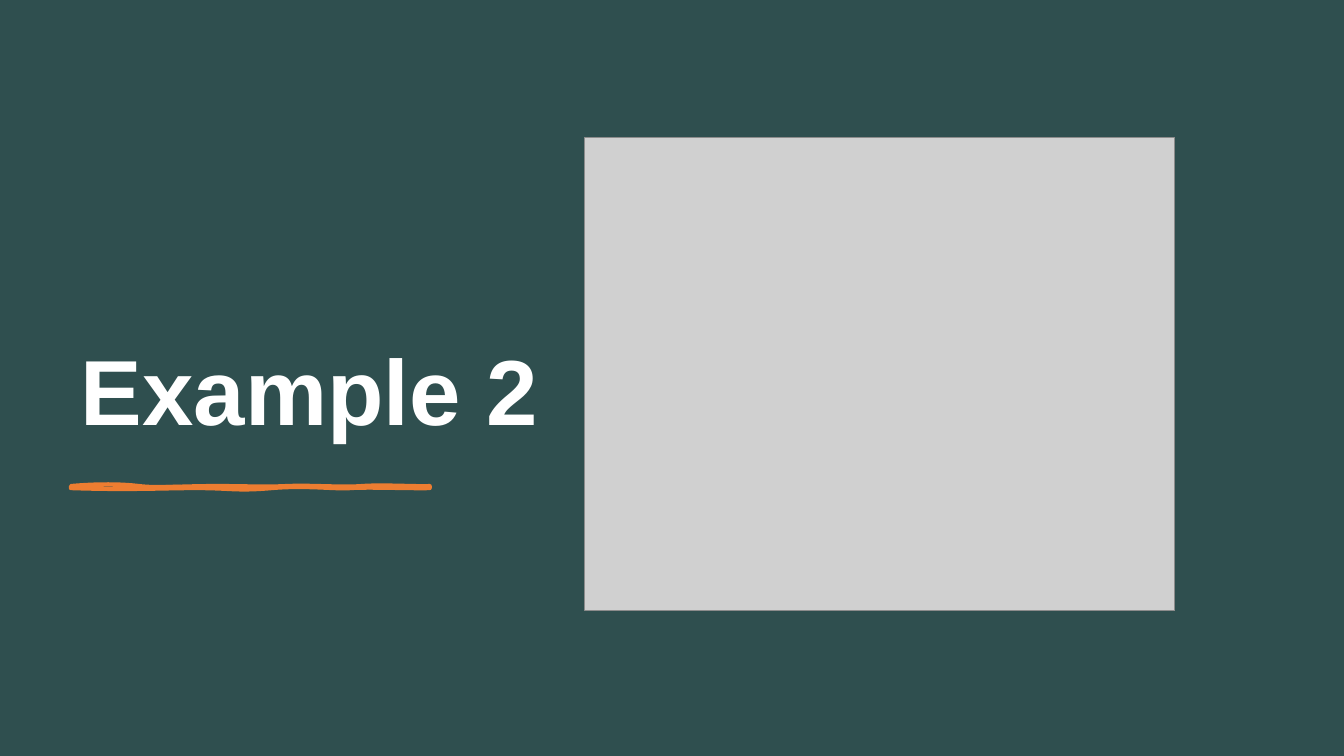
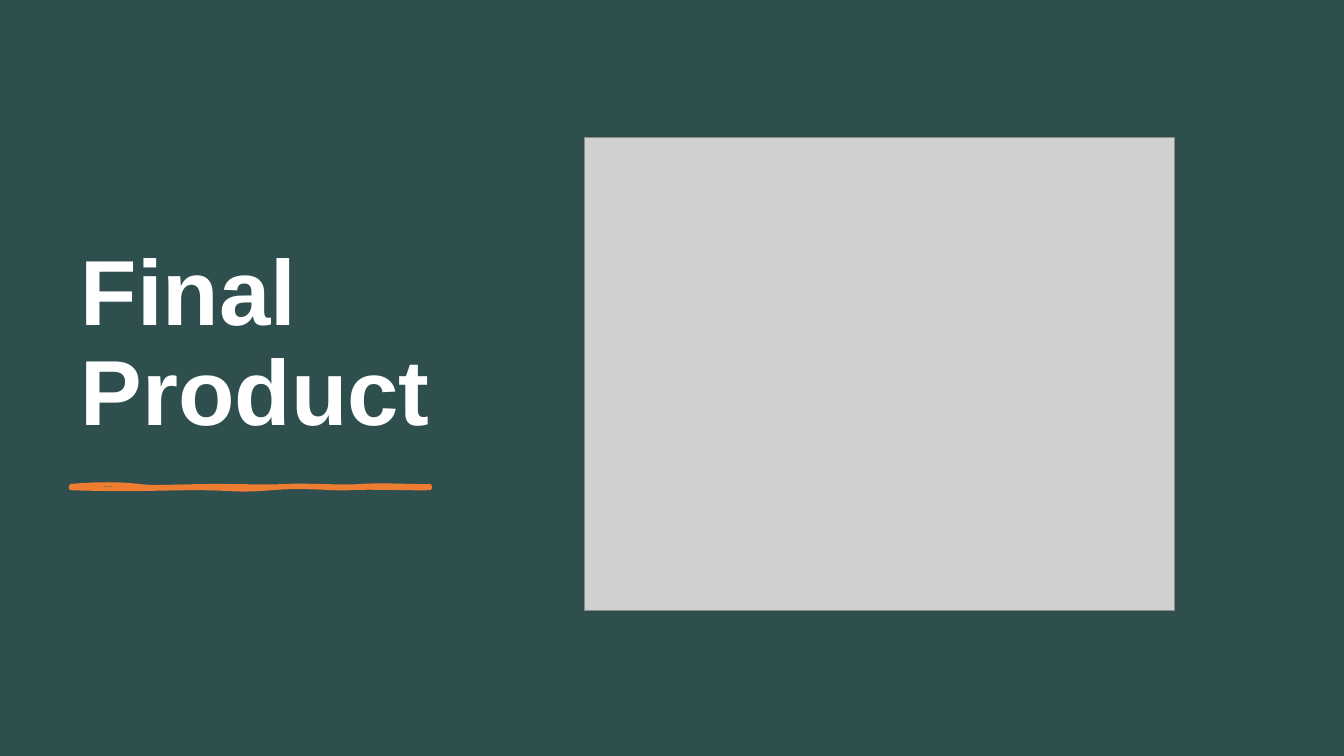
Before and after one commit to MatteoSalverio/ratlab, a slide deck: slide 17 of projects/crosswordle2/CrossWordle Presentation.pptx. Drawn at 1344x756 pixels with LibreOffice and Linux fonts; fonts in the diff are those of the drawing; grey boxes stand for pictures. Boxes give left, top, right and bottom in pixels: in the first picture for what was removed or moved away, otherwise in the second. Text is boxed around its words. In the diff, an @@ line names an element or a change of style, - is before the commit and + after.

```diff
--- a/projects/crosswordle2/CrossWordle Presentation.pptx
+++ b/projects/crosswordle2/CrossWordle Presentation.pptx
@@ title at (81, 258, 430, 426): text changed @@
-Example 2
+Final Product
```
Also in this commit, not shown: 4 other slides changed, 2 other files.
